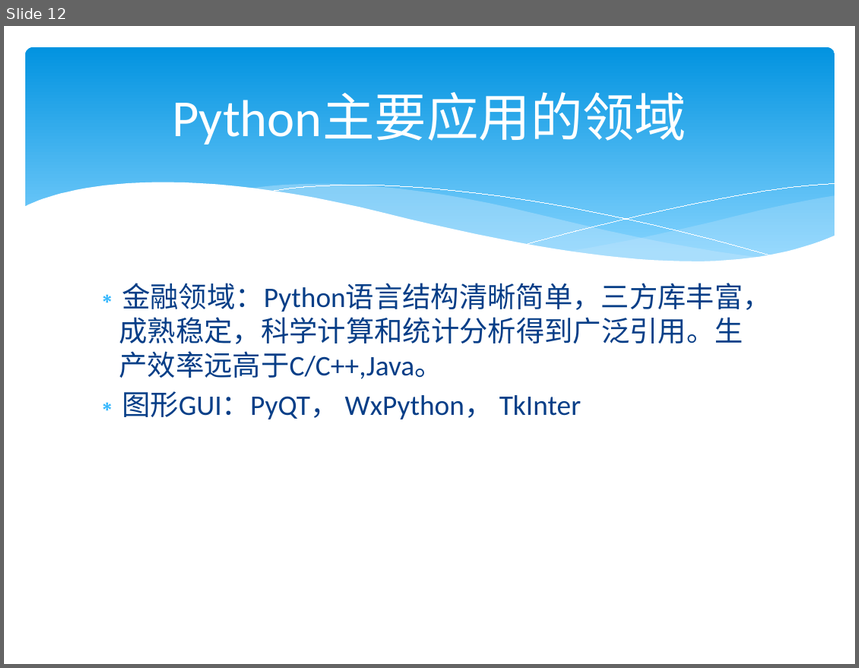
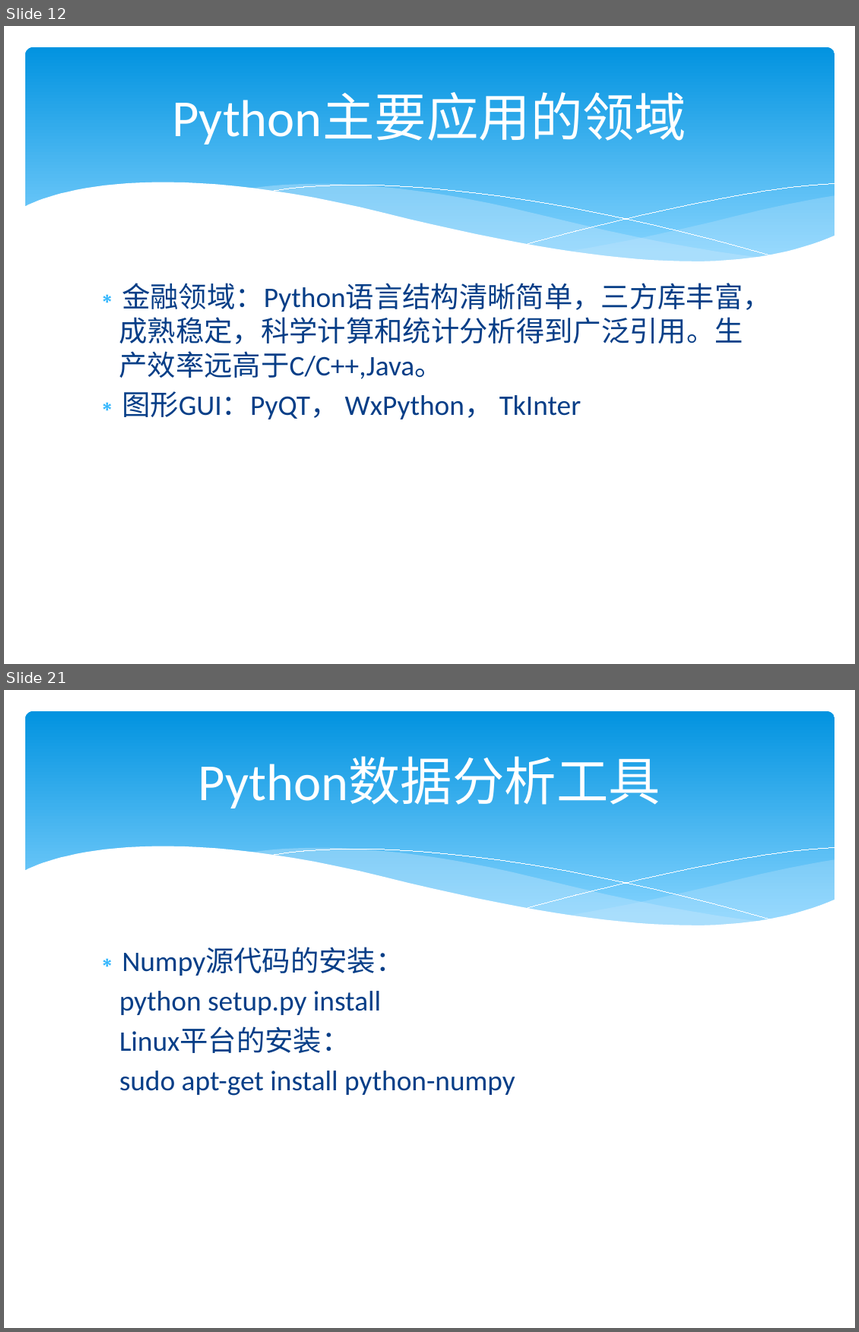
Before and after one commit to lysgwl/test4, a slide deck: python3/Python培训.pptx. Shown one above the other, each under a label of ours: slide 12 before the commit, slides 12 and 21 after it; the slides between them are not shown. The pictures are 859x668 and 859x1332 pixels, drawn with LibreOffice and Linux fonts; fonts in the diff are those of the drawing. Boxes give left, top, right and bottom in pixels: in the first picture for what was removed or moved away, otherwise in the second. Text is boxed around its words. In the diff, an @@ line names an element or a change of style, - is before the commit and + after.

```diff
--- a/python3/Python培训.pptx
+++ b/python3/Python培训.pptx
@@ slide 21 added at box(4, 690, 855, 1328), background #FFFFFF; not listed: 6 template elements that a slide beside it also shows @@
@@ title added at box(198, 757, 661, 809), 44 pt, text #FFFFFF @@
+Python数据分析工具
@@ text added at box(120, 948, 515, 1096), 24 pt, text #073E87 @@
+∗ Numpy源代码的安装：
+python setup.py install
+Linux平台的安装：
+sudo apt-get install python-numpy
```
Also in this commit, not shown: 11 other slides added, 1 other file.
